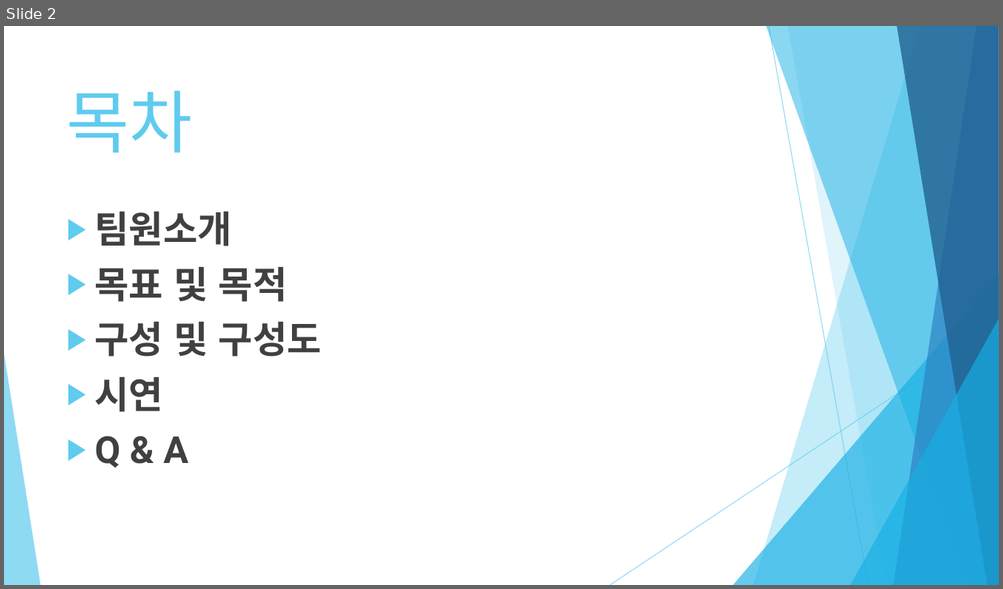
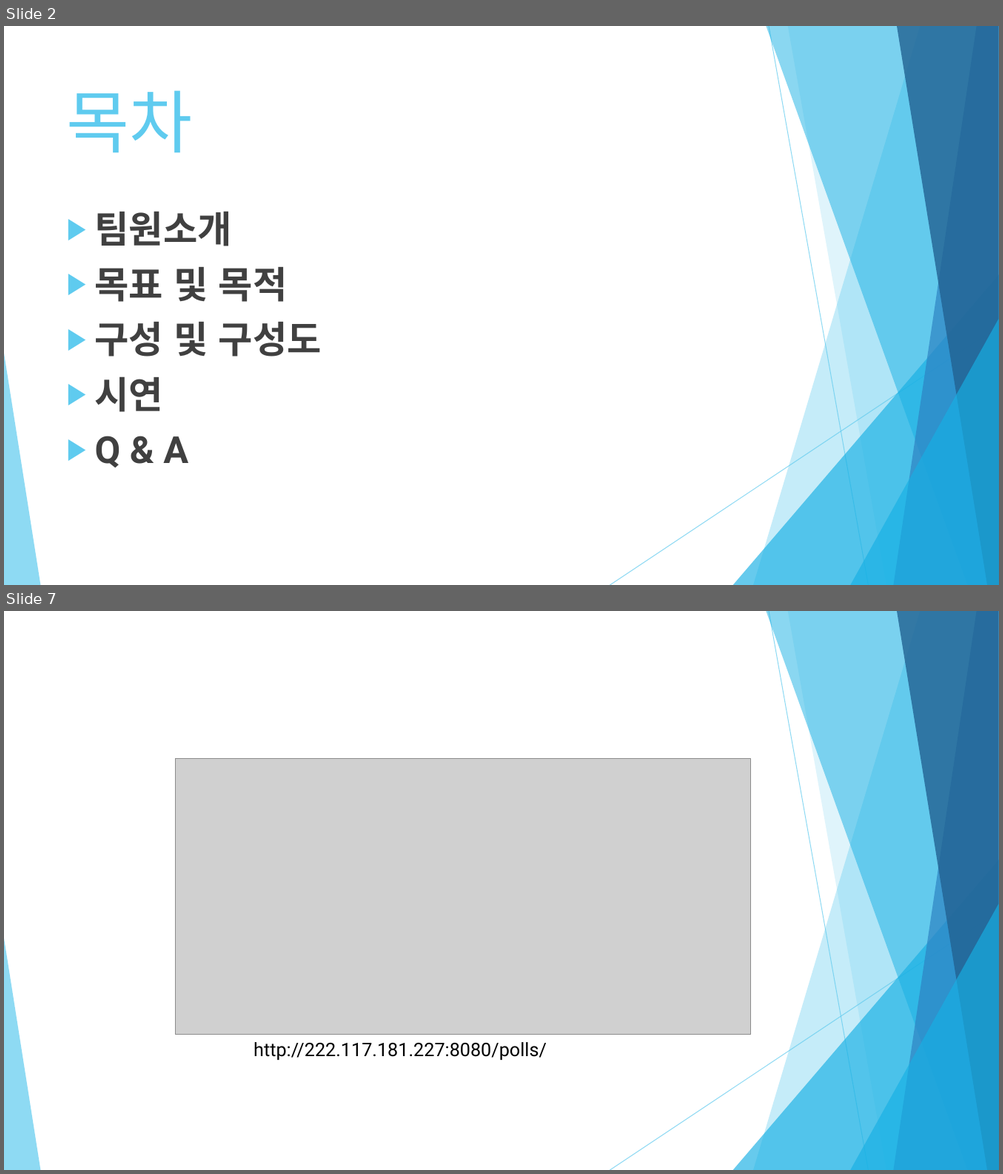
Before and after one commit to esang0302/2018-warm-up-team, a slide deck: WARMUP-TEAM PROJECT.pptx. Shown one above the other, each under a label of ours: slide 2 before the commit, slides 2 and 7 after it; the slides between them are not shown. The pictures are 1003x589 and 1003x1174 pixels, drawn with LibreOffice and Linux fonts; fonts in the diff are those of the drawing; grey boxes stand for pictures. Boxes give left, top, right and bottom in pixels: in the first picture for what was removed or moved away, otherwise in the second. Text is boxed around its words. In the diff, an @@ line names an element or a change of style, - is before the commit and + after.

```diff
--- a/WARMUP-TEAM PROJECT.pptx
+++ b/WARMUP-TEAM PROJECT.pptx
@@ slide 7 added at (x1=4, y1=611, x2=999, y2=1170), background #FFFFFF; not listed: 10 template elements that a slide beside it also shows @@
@@ picture added at (x1=176, y1=759, x2=751, y2=1035) @@
@@ text added at (x1=253, y1=1042, x2=546, y2=1060), 18 pt, text #000000 @@
+http://222.117.181.227:8080/polls/
```
Also in this commit, not shown: 5 slides changed, 1 slide removed.
